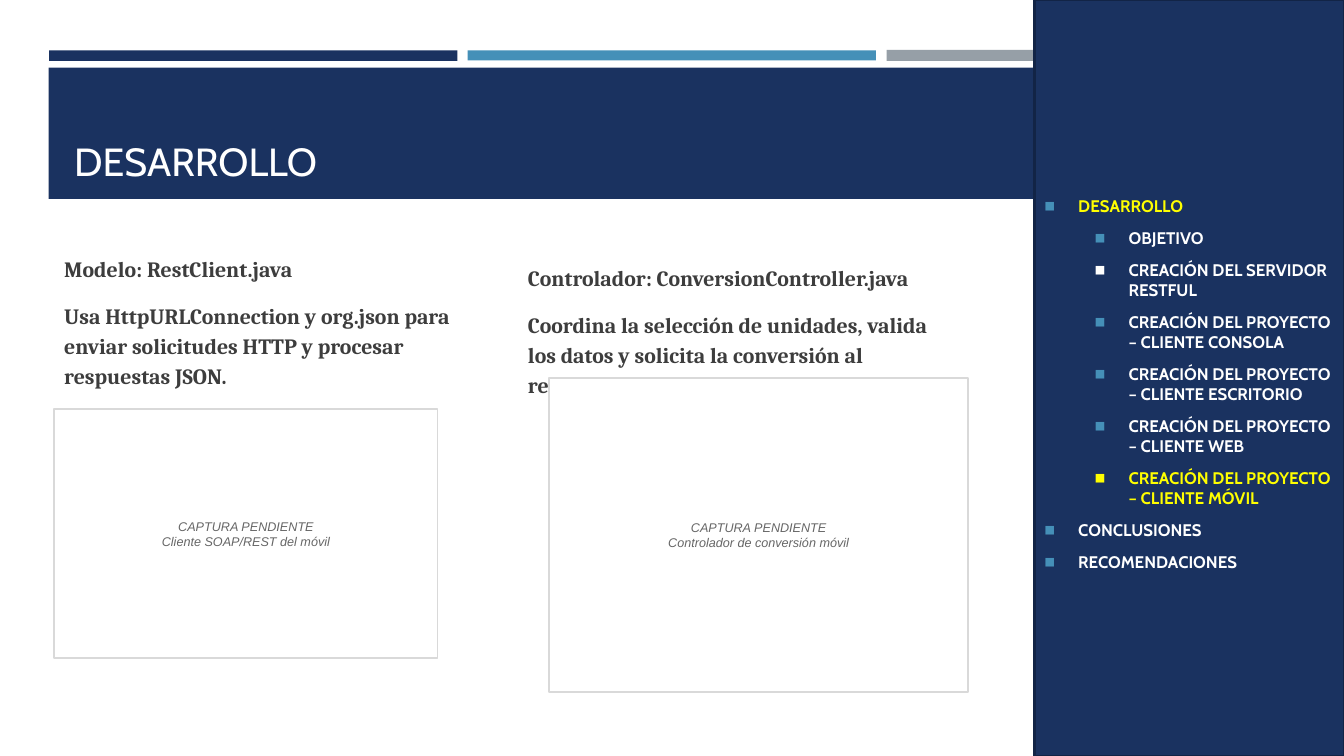
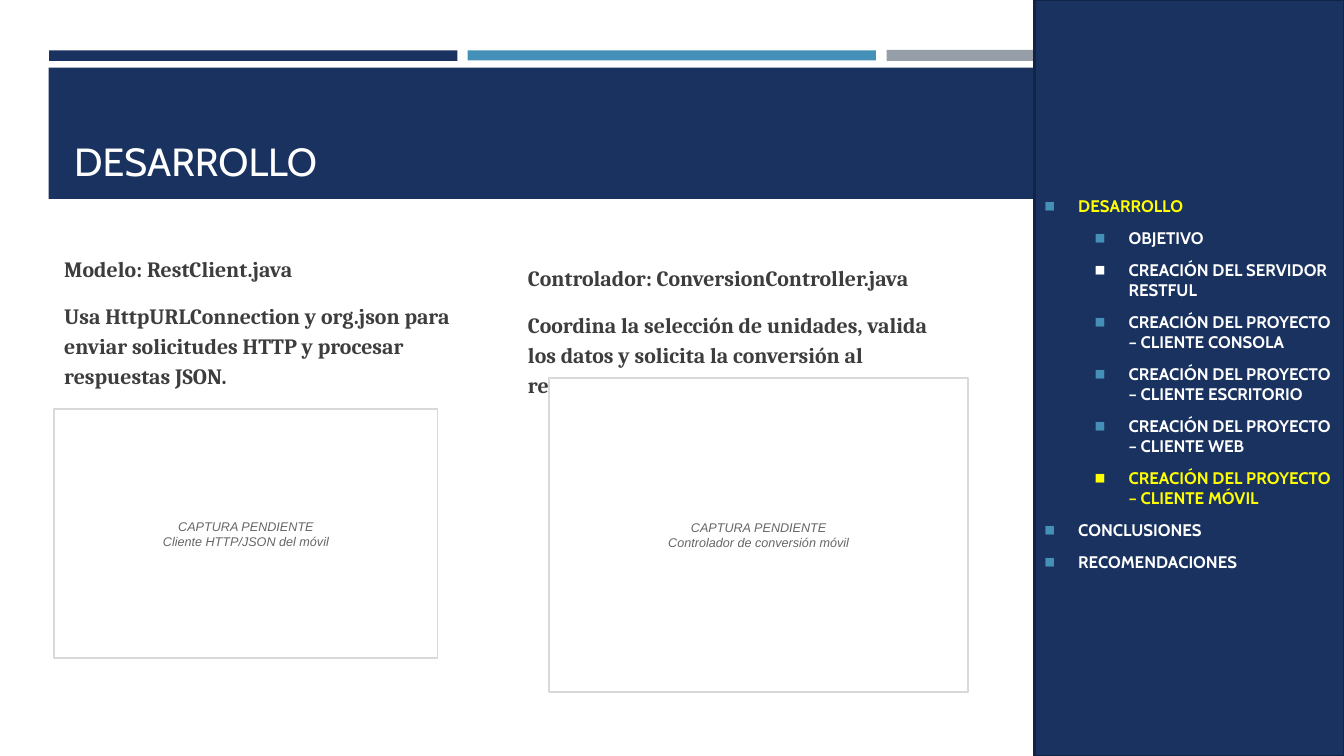
Before and after one commit to gamurigm/u1-arquitectura-documentacion-gr09, a slide deck: slide 26 of TI.1.3. PAO202651_RESTFUL_JAVA_SINBDD_NRC36884_GR09/05. DOCUMENTACION/02. MANUAL TECNICO/MANUAL_RESTFUL_JAVA_SINBDD_GR09.pptx. Drawn at 1344x756 pixels with LibreOffice and Linux fonts; fonts in the diff are those of the drawing. Boxes give left, top, right and bottom in pixels: in the first picture for what was removed or moved away, otherwise in the second. Text is boxed around its words. In the diff, an @@ line names an element or a change of style, - is before the commit and + after.

```diff
--- a/TI.1.3. PAO202651_RESTFUL_JAVA_SINBDD_NRC36884_GR09/05. DOCUMENTACION/02. MANUAL TECNICO/MANUAL_RESTFUL_JAVA_SINBDD_GR09.pptx
+++ b/TI.1.3. PAO202651_RESTFUL_JAVA_SINBDD_NRC36884_GR09/05. DOCUMENTACION/02. MANUAL TECNICO/MANUAL_RESTFUL_JAVA_SINBDD_GR09.pptx
@@ text in rectangle at bbox=[163, 536, 328, 546]: text changed @@
-Cliente SOAP/REST del móvil
+Cliente HTTP/JSON del móvil
```
Also in this commit, not shown: 1 other slide changed.
